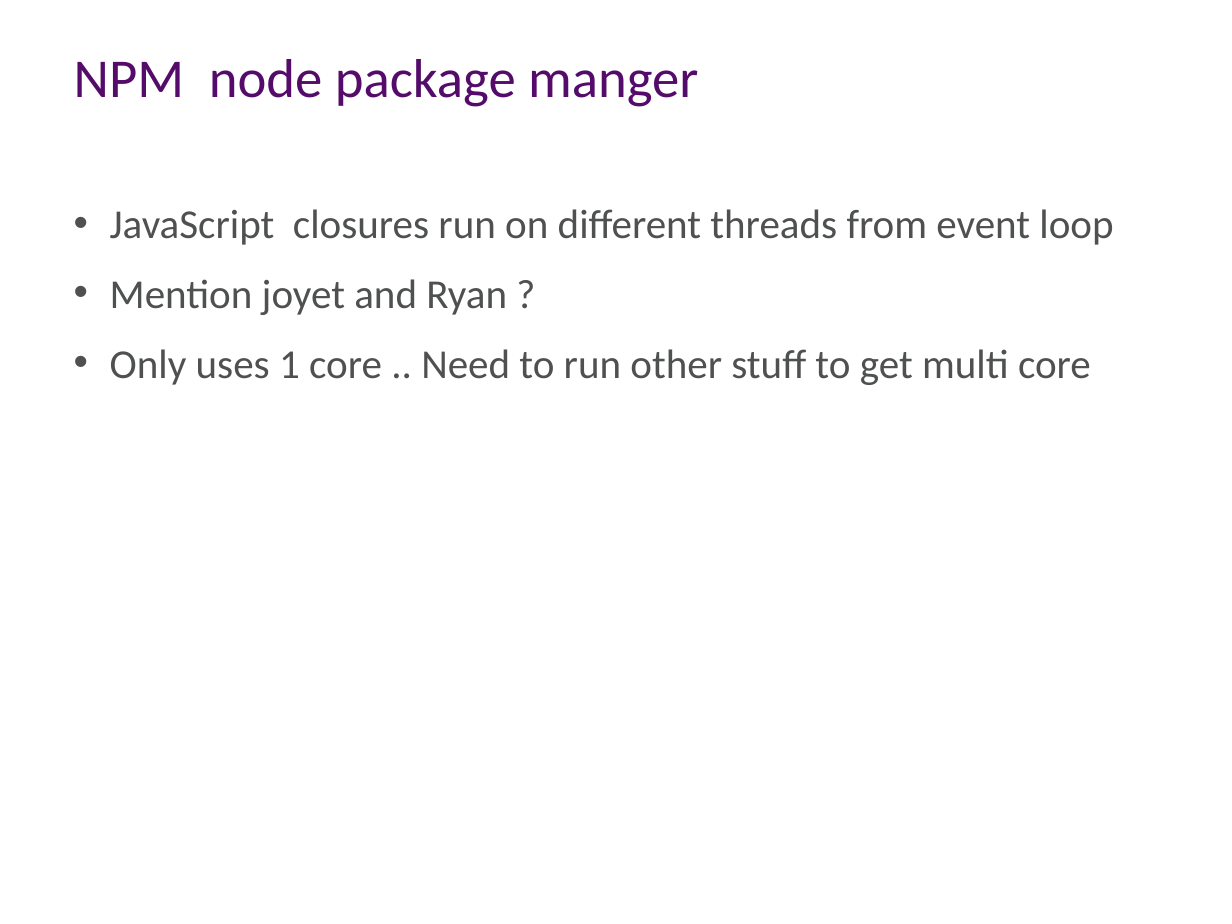
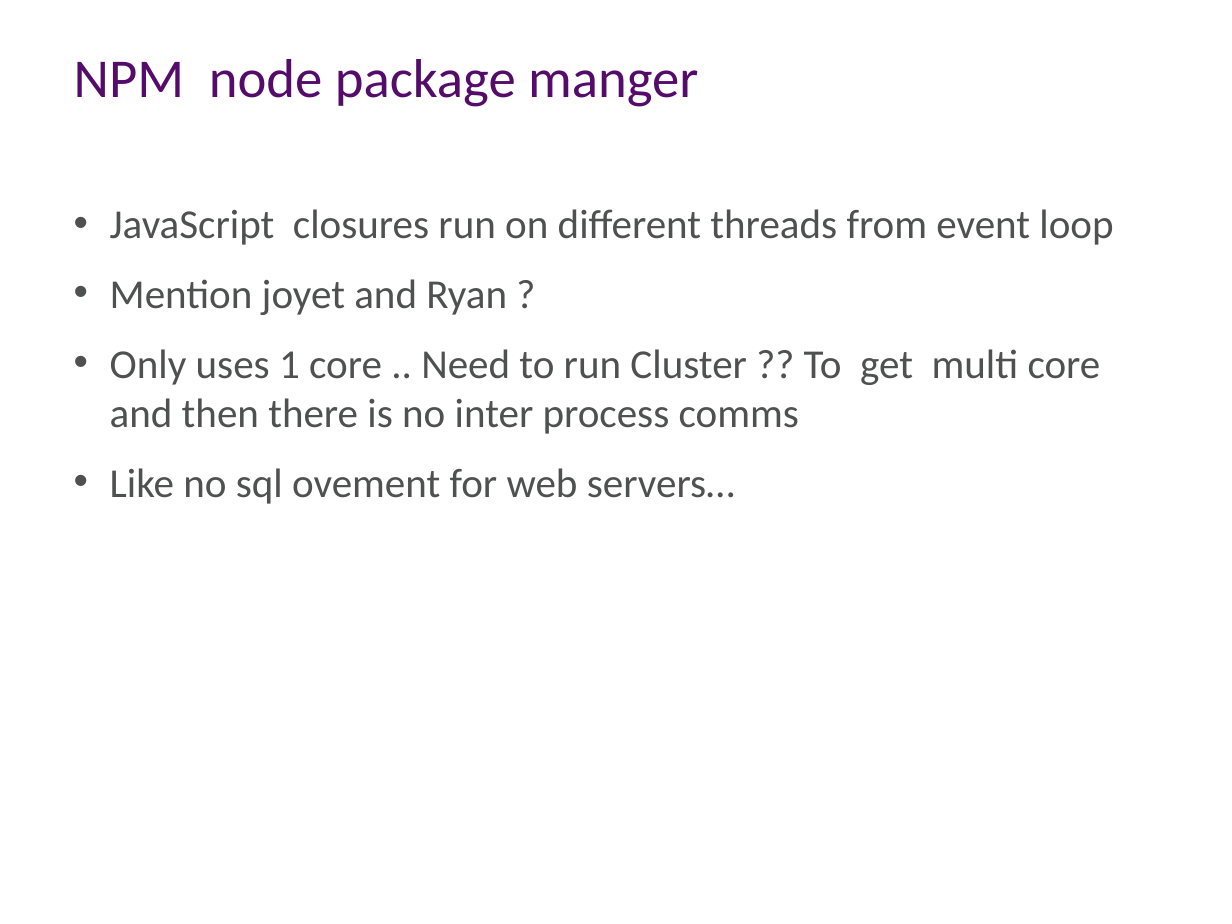
Before and after one commit to aidancasey/AzureNodeChatClient, a slide deck: slide 14 of presentation/Sydney Azure User Group - Node.js .pptx. Drawn at 1232x924 pixels with LibreOffice and Linux fonts; fonts in the diff are those of the drawing; background and template pictures are left out. Boxes give left, top, right and bottom in pixels: in the first picture for what was removed or moved away, otherwise in the second. Text is boxed around its words. In the diff, an @@ line names an element or a change of style, - is before the commit and + after.

```diff
--- a/presentation/Sydney Azure User Group - Node.js .pptx
+++ b/presentation/Sydney Azure User Group - Node.js .pptx
@@ text at box(110, 349, 1101, 504): text changed @@
-• Only uses 1 core .. Need to run other stuff to get multi core
+• Only uses 1 core .. Need to run Cluster ?? To get multi core and then there is no inter process comms
+• Like no sql ovement for web servers…
```
